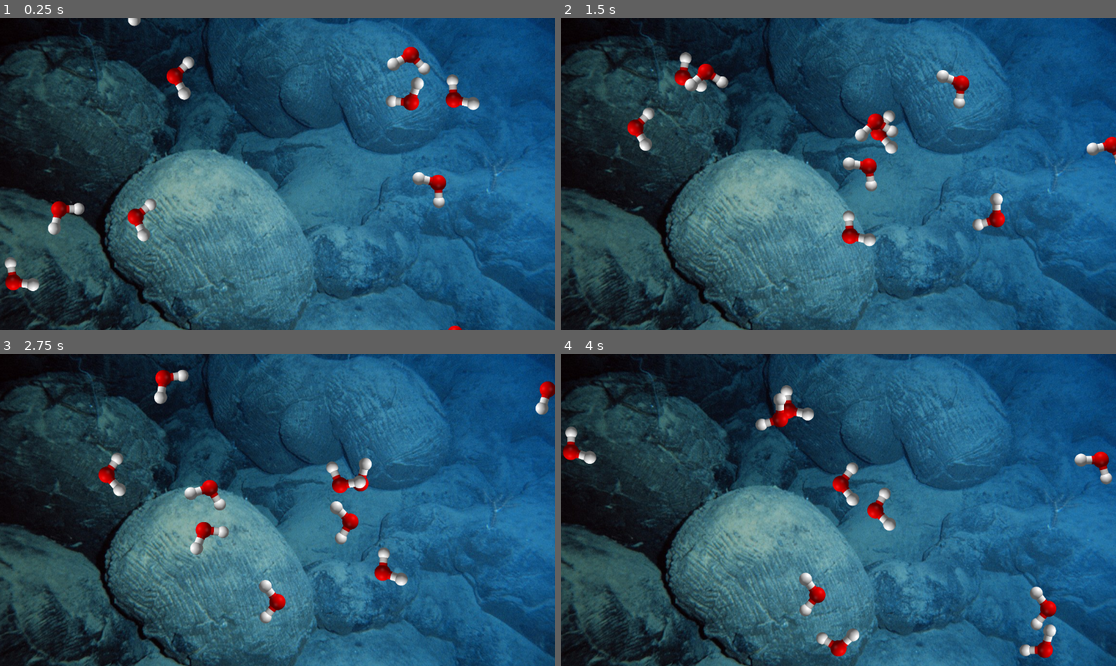
Above: before the commit, frames 1-4 (two rows, left to right).
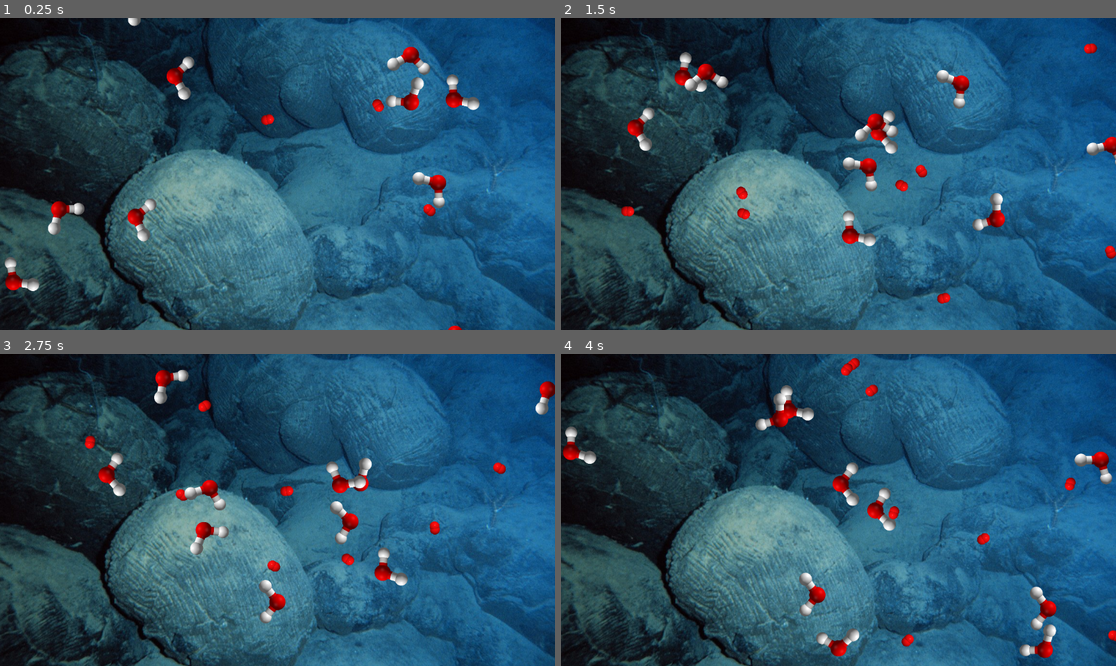
Above: after the commit, the same moments.

Repository: easai/particles
Game: Godot game, scene res://main.tscn
The game is run twice, just before and just after one commit, with the same random seed, the same clock (stepped at 60 frames per second) and the same inputs.
Inputs:
- Up to frame 1 (0.25 s): no input
- Up to frame 2 (1.5 s): tap F at 0.6, 1.35 s
- Up to frame 3 (2.75 s): tap F at 2.1 s
- Up to frame 4 (4 s): tap F at 2.85, 3.6 s

The runs differ from the first frame. In frame 1, 0.2% of the frame differs, in the area x 47-79%, y 26-64%; in frame 2, 0.5%, in the area x 10-100%, y 8-92%; in frame 3, 0.5%; in frame 4, 0.5%.

Commit message:
add oxygen

Diff:
--- a/main.gd
+++ b/main.gd
@@ -3,6 +3,7 @@
 class_name Main
 
 const MOLECULE = preload("res://molecule.tscn")
+const OXYGEN = preload("res://oxygen.tscn")
 
 static var _vp_r: Rect2
 
@@ -25,3 +26,5 @@
 func spawn_molecule() -> void:
 	var new_molecule: Molecule = MOLECULE.instantiate()
 	add_child(new_molecule)
+	var new_oxygen: Oxygen = OXYGEN.instantiate()
+	add_child(new_oxygen)
--- /dev/null
+++ b/oxygen.gd
@@ -0,0 +1,3 @@
+extends Molecule
+
+class_name Oxygen
--- /dev/null
+++ b/oxygen.tscn
@@ -0,0 +1,26 @@
+[gd_scene load_steps=4 format=3 uid="uid://dndk3g3emnu3g"]
+
+[ext_resource type="Script" uid="uid://di4xiay0inpl2" path="res://oxygen.gd" id="1_orth8"]
+[ext_resource type="Texture2D" uid="uid://b5c2jgn8o6w0f" path="res://assets/Oxygen_molecule.png" id="2_6tt0g"]
+
+[sub_resource type="CapsuleShape2D" id="CapsuleShape2D_37bmx"]
+radius = 104.031
+height = 277.674
+
+[node name="Oxygen" type="Area2D"]
+script = ExtResource("1_orth8")
+metadata/_custom_type_script = "uid://befvr2duqwhnt"
+
+[node name="Sprite2D" type="Sprite2D" parent="."]
+position = Vector2(229, 176)
+scale = Vector2(0.1, 0.1)
+texture = ExtResource("2_6tt0g")
+
+[node name="CollisionShape2D" type="CollisionShape2D" parent="."]
+position = Vector2(229, 175)
+rotation = -1.25233
+shape = SubResource("CapsuleShape2D_37bmx")
+
+[node name="VisibleOnScreenNotifier2D" type="VisibleOnScreenNotifier2D" parent="."]
+
+[connection signal="screen_exited" from="VisibleOnScreenNotifier2D" to="." method="_on_visible_on_screen_notifier_2d_screen_exited"]
Binary file added: assets/Oxygen_molecule.png
Not shown, added: assets/Oxygen_molecule.png.import
Not shown, added: oxygen.gd.uid
